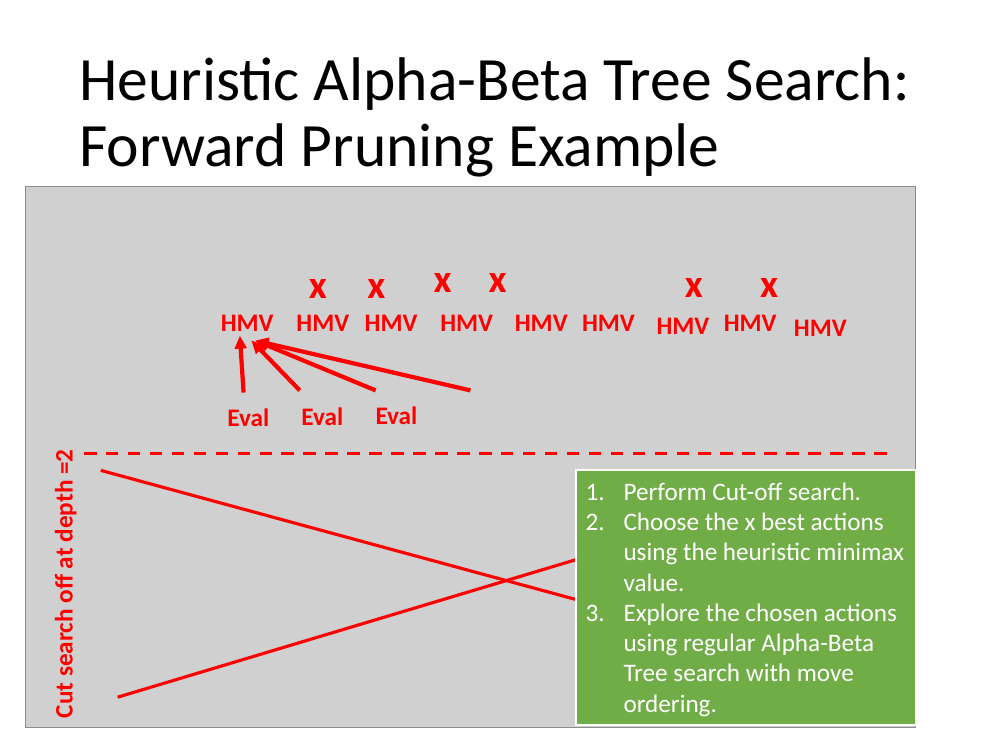
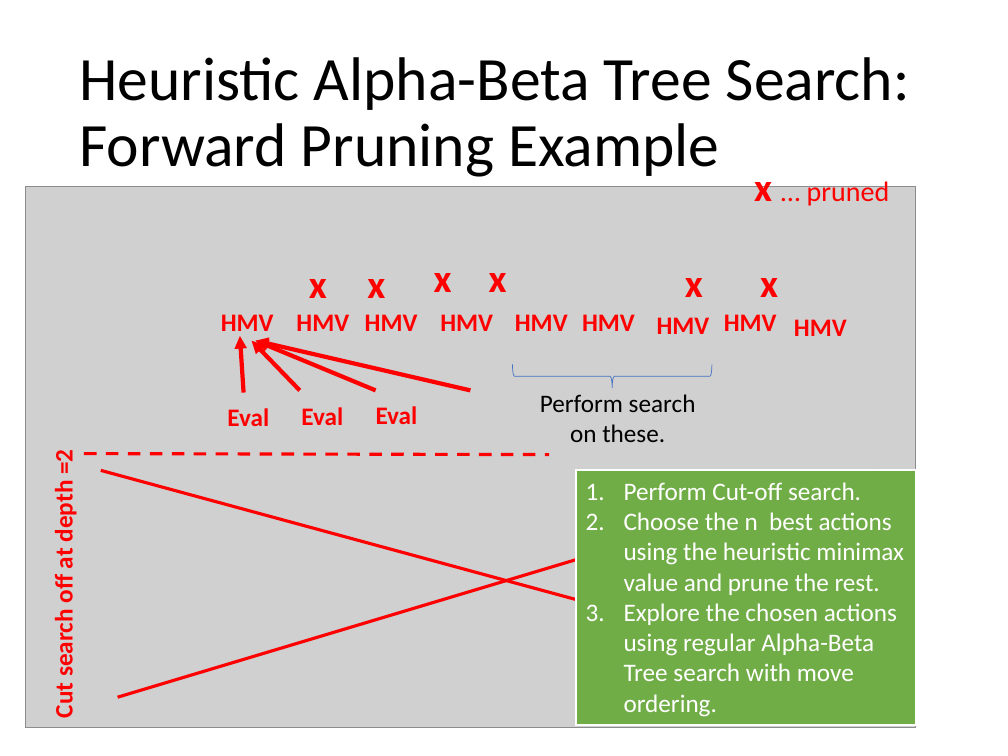
Before and after one commit to mhahsler/CS7320-AI, a slide deck: slide 27 of slides/05_games.pptx (slide 26 before the commit). Drawn at 1008x756 pixels with LibreOffice and Linux fonts; fonts in the diff are those of the drawing; grey boxes stand for pictures. Boxes give left, top, right and bottom in pixels: in the first picture for what was removed or moved away, otherwise in the second. Text is boxed around its words. In the diff, an @@ line names an element or a change of style, - is before the commit and + after.

```diff
--- a/slides/05_games.pptx
+++ b/slides/05_games.pptx
@@ text added at (x1=754, y1=168, x2=890, y2=211), 20 pt, text #FF0000 @@
+x … pruned
@@ right brace added at (x1=512, y1=364, x2=712, y2=388), outline #4472C4 0.5 pt @@
@@ text added at (x1=540, y1=394, x2=696, y2=442), 18 pt, text #000000 @@
+Perform search on these.
@@ line moved from (84, 454) - (890, 454) to (84, 454) - (549, 455) @@
@@ text in rectangle at (x1=624, y1=512, x2=904, y2=595): text changed @@
-2. Choose the x best actions using the heuristic minimax value.
+2. Choose the n best actions using the heuristic minimax value and prune the rest.
```
Also in this commit, not shown: 17 other slides changed, 1 slide added, 1 other file.
